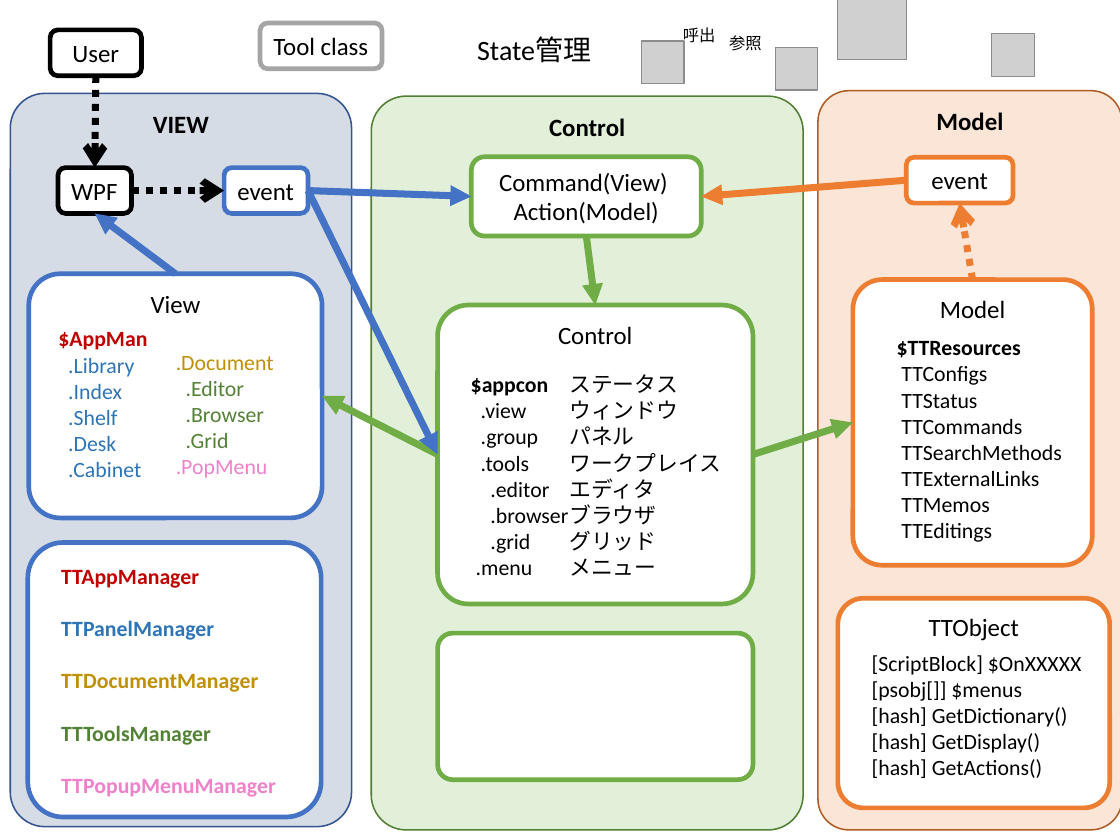
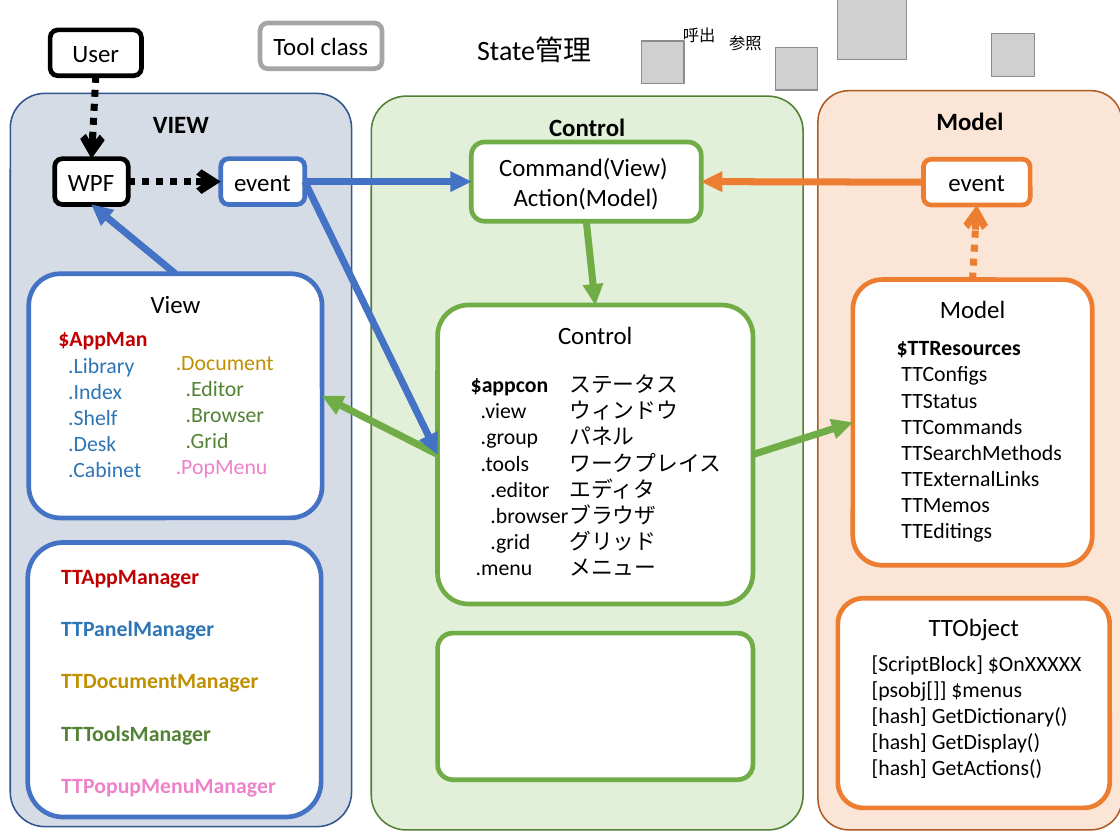
Before and after one commit to gogowooky/ThinktankPS, a slide deck: slide 1 of thinktank.pptx. Drawn at 1120x840 pixels with LibreOffice and Linux fonts; fonts in the diff are those of the drawing; grey boxes stand for pictures. Boxes give left, top, right and bottom in pixels: in the first picture for what was removed or moved away, otherwise in the second. Text is boxed around its words. In the diff, an @@ line names an element or a change of style, - is before the commit and + after.

```diff
--- a/thinktank.pptx
+++ b/thinktank.pptx
@@ arrow moved from (96, 76) - (95, 168) to (96, 76) - (92, 159) @@
@@ rounded rectangle "Command(View)": place and size @@
-rounded rectangle "Command(View)" at bbox=[472, 157, 701, 236]
+rounded rectangle "Command(View)" at bbox=[472, 142, 701, 222]
@@ rounded rectangle "WPF": place and size @@
-rounded rectangle "WPF" at bbox=[58, 168, 132, 214]
+rounded rectangle "WPF" at bbox=[55, 159, 129, 205]
@@ rounded rectangle "event": place and size @@
-rounded rectangle "event" at bbox=[224, 168, 308, 214]
+rounded rectangle "event" at bbox=[221, 159, 305, 205]
@@ rounded rectangle "event": place and size @@
-rounded rectangle "event" at bbox=[906, 157, 1012, 203]
+rounded rectangle "event" at bbox=[924, 159, 1030, 205]
@@ arrow moved from (176, 273) - (95, 214) to (176, 273) - (92, 205) @@
@@ arrow moved from (131, 190) - (224, 190) to (129, 181) - (221, 181) @@
@@ arrow moved from (308, 190) - (438, 455) to (305, 181) - (438, 455) @@
@@ arrow moved from (308, 190) - (472, 196) to (305, 181) - (472, 181) @@
@@ arrow moved from (906, 180) - (701, 196) to (924, 183) - (701, 181) @@
@@ arrow moved from (972, 280) - (960, 203) to (972, 280) - (977, 205) @@
@@ arrow moved from (587, 236) - (596, 305) to (587, 222) - (596, 305) @@
```
Also in this commit, not shown: 6 other files.
